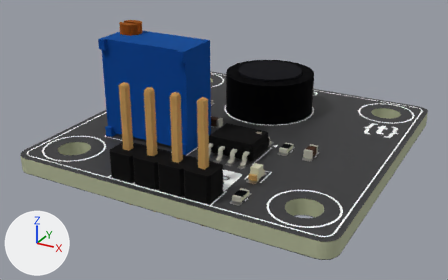
An edit to the glTF model assets/img/kit/s24.glb, drawn before and after from the same camera.
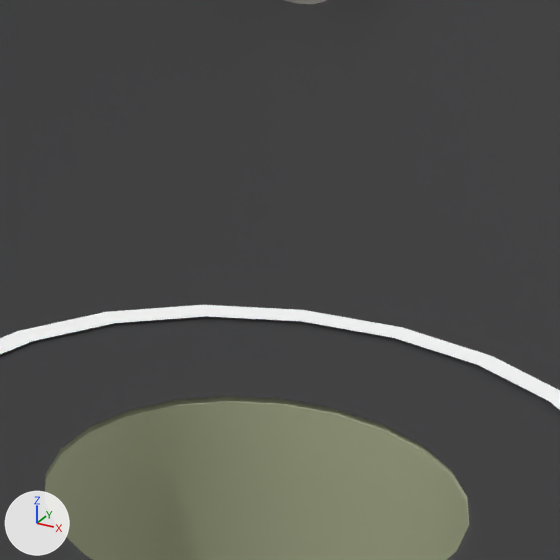
The first picture shows the older version from a 50 mm camera at (0.1433, -0.1693, 0.0266) aimed at (0.1151, -0.118, 0.001). The close-ups show the older and then the newer version on the part from 63% to 74% of the width and 58% to 76% of the height of that picture. Only the edits that show in the close-ups are written down. Every picture has the same lights, and +X, +Y and +Z are marked at lower left. Where no turn or scale is listed for an object, it has been applied to the vertices. Vertices at exactly the same position are counted once.

In view in the first close-up: '=>[0:1:1:10]', '=>[0:1:1:12]', '=>[0:1:1:14]' and 1 more.
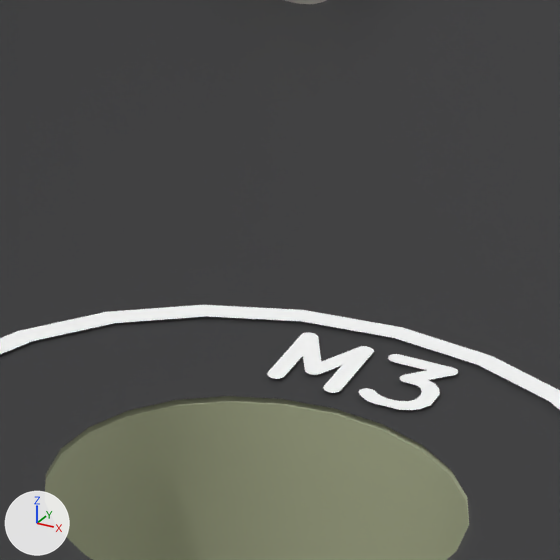
Pixel boxes (x1, y1, x2, y2) of what changed, in the close-ups (560 x 560 px):
part 1 of me_microphone_silkscreen, added: after (359, 354, 458, 410)
part 2 of me_microphone_silkscreen, added: after (267, 333, 374, 393)

The change, as a list of edits to the scene's bpy script:
```text
Change me_microphone_silkscreen:
    used by ob_0_1_1_10; location = (0.0, 0.0, 0.0)
    remove me_microphone_silkscreen.from_pydata(...)  # 2393 vertices, 2343 faces; spans x 0.1005..0.1315, y -0.1315..-0.1005, z 0.0016
    add me_microphone_silkscreen.from_pydata(...)  # 2953 vertices, 2887 faces; spans x 0.1005..0.1315, y -0.1315..-0.1005, z 0.0016
    me_microphone_silkscreen part 1: a new loose piece of 75 vertices spanning x 0.1281..0.1287, y -0.1262..-0.1254, z 0.0016, in mat_mat_16 (white #fbfbfb)
    me_microphone_silkscreen part 2: a new loose piece of 65 vertices spanning x 0.1273..0.128, y -0.1262..-0.1254, z 0.0016, in mat_mat_16 (white #fbfbfb)
    other edits to the shape of me_microphone_silkscreen do not show in these pictures
```
